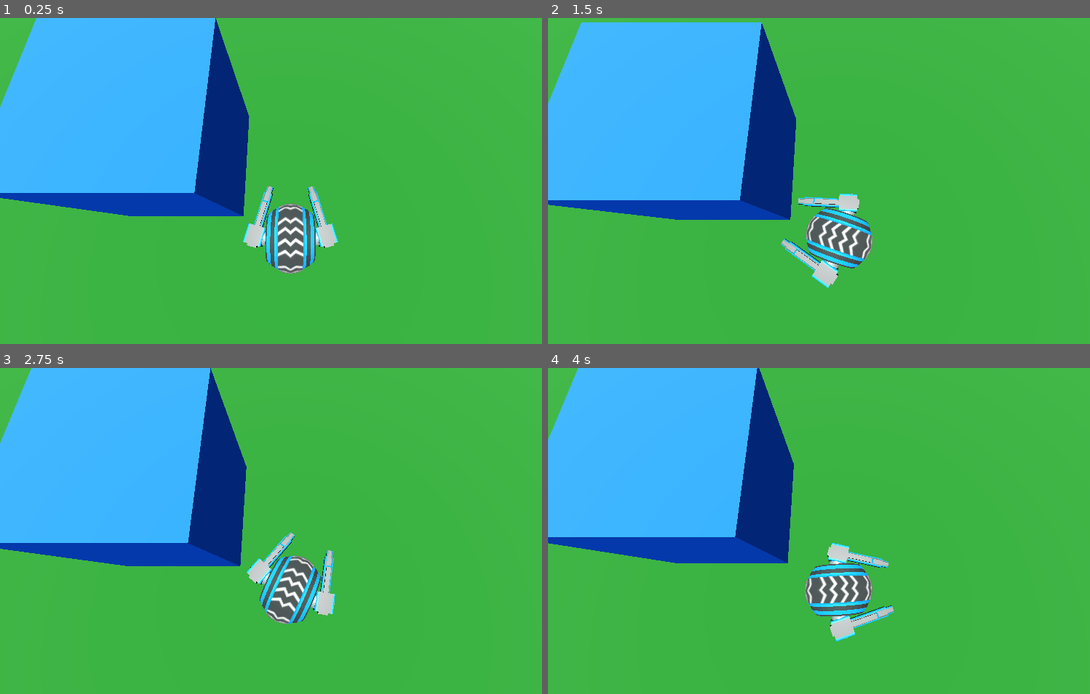
Above: before the commit, frames 1-4 (two rows, left to right).
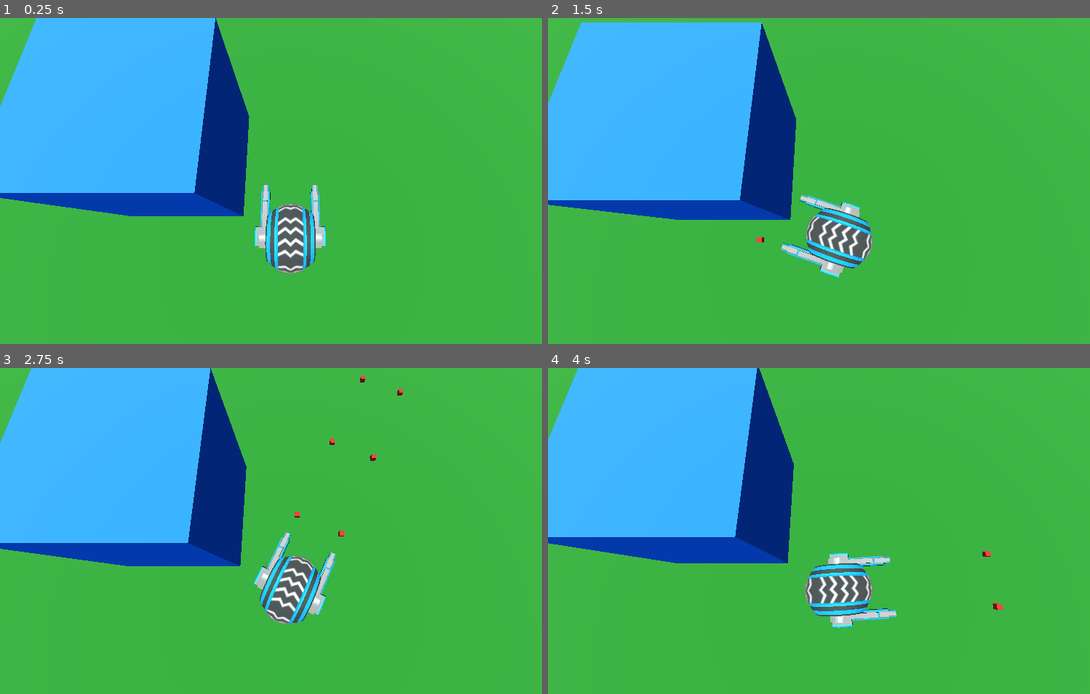
Above: after the commit, the same moments.

Repository: MPLine/drone_maze_assault
Game: Godot game, scene res://scenes/main.tscn
The game is run twice, just before and just after one commit, with the same random seed, the same clock (stepped at 60 frames per second) and the same inputs. The project has no main scene, so this scene is started directly.
Inputs (mouse positions are in pixels of both pictures, inside the frame that each line leads up to):
- Up to frame 1 (0.25 s): no input
- Up to frame 2 (1.5 s): move the mouse to (965, 164) at 0.52 s; tap A (A) at 0.6 s; click (965, 164) at 0.67 s; tap D (D) at 0.8, 1.35 s; move the mouse to (721, 197) at 1.27 s; click (721, 197) at 1.42 s
- Up to frame 3 (2.75 s): tap S (S) at 1.55, 2.1 s; move the mouse to (346, 459) at 2.02 s; press the mouse at (346, 459) at 2.03 s
- Up to frame 4 (4 s): move the mouse to (808, 596) at 2.77 s; release the mouse at (808, 596) at 2.78 s; click (808, 596) at 2.85 s; tap A (A) at 3.05, 3.6 s; move the mouse to (1014, 579) at 3.52 s; click (1014, 579) at 3.67 s; tap D (D) at 3.8 s

The runs differ from the first frame. In frame 1, 0.8% of the frame differs, in the area x 44-63%, y 51-71%; in frame 2, 0.9%; in frame 3, 0.9%, in the area x 45-75%, y 2-76%; in frame 4, 0.9%.

Commit message:
player fire systeme

Diff:
--- a/scenes/bullet.gd
+++ b/scenes/bullet.gd
@@ -1,13 +1,27 @@
 extends Area3D
 
-var speed =20
-@onready var direction = Vector3.ZERO
+@export var speed =10
+
+
+var direction
 # Called when the node enters the scene tree for the first time.
 func _ready() -> void:
+	$life_timer.start()
 	pass # Replace with function body.
 
 
 # Called every frame. 'delta' is the elapsed time since the previous frame.
 func _process(delta: float) -> void:
-	#direction = speed * delta
+	global_position += direction * speed * delta
 	pass
+
+
+func _on_body_entered(body: Node3D) -> void:
+	if not body.is_in_group("player"):
+		queue_free()
+	pass # Replace with function body.
+
+
+func _on_life_timer_timeout() -> void:
+	queue_free()
+	pass # Replace with function body.
--- a/scenes/bullet.tscn
+++ b/scenes/bullet.tscn
@@ -5,11 +5,9 @@
 [sub_resource type="StandardMaterial3D" id="StandardMaterial3D_h1aey"]
 albedo_color = Color(0.98039216, 0, 0, 1)
 
-[sub_resource type="CapsuleMesh" id="CapsuleMesh_mkf8s"]
+[sub_resource type="BoxMesh" id="BoxMesh_mkf8s"]
 
-[sub_resource type="CapsuleShape3D" id="CapsuleShape3D_y25gk"]
-radius = 0.25146484
-height = 1.0322266
+[sub_resource type="BoxShape3D" id="BoxShape3D_y25gk"]
 
 [node name="BULLET" type="Area3D"]
 script = ExtResource("1_mkf8s")
@@ -17,8 +15,15 @@
 [node name="MeshInstance3D" type="MeshInstance3D" parent="."]
 transform = Transform3D(0.8, 0, 0, 0, -0.015399779, -0.7998518, 0, 0.7998518, -0.015399779, 0, -0.00084450294, 0.00079757435)
 material_override = SubResource("StandardMaterial3D_h1aey")
-mesh = SubResource("CapsuleMesh_mkf8s")
+mesh = SubResource("BoxMesh_mkf8s")
 
 [node name="CollisionShape3D" type="CollisionShape3D" parent="."]
 transform = Transform3D(0.8, 0, 0, 0, -0.04568878, -0.7986943, 0, 0.7986943, -0.04568878, 0, -0.0007532536, -0.00079757435)
-shape = SubResource("CapsuleShape3D_y25gk")
+shape = SubResource("BoxShape3D_y25gk")
+
+[node name="life_timer" type="Timer" parent="."]
+wait_time = 0.8
+one_shot = true
+
+[connection signal="body_entered" from="." to="." method="_on_body_entered"]
+[connection signal="timeout" from="life_timer" to="." method="_on_life_timer_timeout"]
--- a/scenes/main.tscn
+++ b/scenes/main.tscn
@@ -8,7 +8,6 @@
 [sub_resource type="BoxMesh" id="BoxMesh_sugp2"]
 
 [sub_resource type="BoxShape3D" id="BoxShape3D_jyhfs"]
-size = Vector3(1, 0.48883057, 1)
 
 [sub_resource type="StandardMaterial3D" id="StandardMaterial3D_o5qli"]
 albedo_color = Color(0, 0.32156864, 1, 1)
@@ -45,7 +44,7 @@
 mesh = SubResource("BoxMesh_sugp2")
 
 [node name="CollisionShape3D" type="CollisionShape3D" parent="BOX"]
-transform = Transform3D(20, 0, 0, 0, 20, 0, 0, 0, 20, 35.355927, 11.508162, -66.76092)
+transform = Transform3D(20, 0, 0, 0, 20, 0, 0, 0, 20, 35.355927, 11.396467, -66.76092)
 shape = SubResource("BoxShape3D_jyhfs")
 
 [node name="BOX2" type="StaticBody3D" parent="."]
--- a/scenes/player.tscn
+++ b/scenes/player.tscn
@@ -266,8 +266,95 @@
 blend_shape_mode = 0
 shadow_mesh = SubResource("ArrayMesh_0a4hf")
 
+[sub_resource type="Animation" id="Animation_g2els"]
+resource_name = "shoot"
+length = 0.2
+tracks/0/type = "value"
+tracks/0/imported = false
+tracks/0/enabled = true
+tracks/0/path = NodePath("drone/Cube_002:position")
+tracks/0/interp = 1
+tracks/0/loop_wrap = true
+tracks/0/keys = {
+"times": PackedFloat32Array(0, 0.1, 0.2),
+"transitions": PackedFloat32Array(1, 1, 1),
+"update": 0,
+"values": [Vector3(-0.8035958, 0.004454399, -0.6582255), Vector3(-0.8035958, 0.004454399, -0.49429506), Vector3(-0.8035958, 0.004454399, -0.6855468)]
+}
+tracks/1/type = "value"
+tracks/1/imported = false
+tracks/1/enabled = true
+tracks/1/path = NodePath("drone/Cube_001:position")
+tracks/1/interp = 1
+tracks/1/loop_wrap = true
+tracks/1/keys = {
+"times": PackedFloat32Array(0, 0.1, 0.2),
+"transitions": PackedFloat32Array(1, 1, 1),
+"update": 0,
+"values": [Vector3(0.7969599, 0.005398621, -0.6680578), Vector3(0.7969599, 0.005398621, -0.5041274), Vector3(0.7969599, 0.005398621, -0.69537914)]
+}
+tracks/2/type = "value"
+tracks/2/imported = false
+tracks/2/enabled = true
+tracks/2/path = NodePath("drone/Cube_001:rotation")
+tracks/2/interp = 1
+tracks/2/loop_wrap = true
+tracks/2/keys = {
+"times": PackedFloat32Array(0.4),
+"transitions": PackedFloat32Array(1),
+"update": 0,
+"values": [Vector3(0.08764921, 0.0052561807, 0.00046012245)]
+}
+
+[sub_resource type="Animation" id="Animation_qhqgy"]
+length = 0.001
+tracks/0/type = "value"
+tracks/0/imported = false
+tracks/0/enabled = true
+tracks/0/path = NodePath("drone/Cube_002:position")
+tracks/0/interp = 1
+tracks/0/loop_wrap = true
+tracks/0/keys = {
+"times": PackedFloat32Array(0),
+"transitions": PackedFloat32Array(1),
+"update": 0,
+"values": [Vector3(-0.8035958, 0.004454399, -0.6582255)]
+}
+tracks/1/type = "value"
+tracks/1/imported = false
+tracks/1/enabled = true
+tracks/1/path = NodePath("drone/Cube_001:position")
+tracks/1/interp = 1
+tracks/1/loop_wrap = true
+tracks/1/keys = {
+"times": PackedFloat32Array(0),
+"transitions": PackedFloat32Array(1),
+"update": 0,
+"values": [Vector3(0.7969599, 0.005398621, -0.6680578)]
+}
+tracks/2/type = "value"
+tracks/2/imported = false
+tracks/2/enabled = true
+tracks/2/path = NodePath("drone/Cube_001:rotation")
+tracks/2/interp = 1
+tracks/2/loop_wrap = true
+tracks/2/keys = {
+"times": PackedFloat32Array(0),
+"transitions": PackedFloat32Array(1),
+"update": 0,
+"values": [Vector3(0.08764921, 0.0052561807, 0.00046012245)]
+}
+
+[sub_resource type="AnimationLibrary" id="AnimationLibrary_dqkch"]
+_data = {
+&"RESET": SubResource("Animation_qhqgy"),
+&"shoot": SubResource("Animation_g2els")
+}
+
 [node name="drone" type="CharacterBody3D" groups=["PLAYER"]]
+transform = Transform3D(-1, 0, -8.742278e-08, 0, 1, 0, 8.742278e-08, 0, -1, 0, 0, 0)
 script = ExtResource("1_3vyb7")
+fire_timer_rate = 2.0
 
 [node name="CollisionShape3D" type="CollisionShape3D" parent="."]
 shape = SubResource("SphereShape3D_u8vuu")
@@ -280,12 +367,12 @@
 skeleton = NodePath("")
 
 [node name="Cube_001" type="MeshInstance3D" parent="drone"]
-transform = Transform3D(0.21265475, 0, 0.058175765, 0, 0.22046876, 0, -0.058175765, 0, 0.21265475, 0.9281999, 0.004966447, -0.6680803)
+transform = Transform3D(0.22046573, -1.7196183e-09, 0.0011543699, 0.00010105321, 0.21962245, -0.019299181, -0.0011499383, 0.01929945, 0.21961942, 0.7969599, 0.005398621, -0.6680578)
 mesh = SubResource("ArrayMesh_whiqq")
 skeleton = NodePath("")
 
 [node name="Cube_002" type="MeshInstance3D" parent="drone"]
-transform = Transform3D(0.21261631, 0, -0.058316227, 0, 0.22046876, 0, 0.05831622, 0, 0.21261631, -0.9236417, 0.0048865676, -0.658203)
+transform = Transform3D(0.22046497, -1.6872115e-09, -0.0013000005, -0.00011379807, 0.21962245, -0.019299116, 0.0012950102, 0.01929945, 0.21961865, -0.8035958, 0.004454399, -0.6582255)
 mesh = SubResource("ArrayMesh_3skux")
 skeleton = NodePath("")
 
@@ -297,7 +384,12 @@
 skeleton = NodePath("")
 
 [node name="GUN1" type="Marker3D" parent="."]
-transform = Transform3D(0.9790561, 0, -0.20359048, 0, 1, 0, 0.20359048, 0, 0.9790561, -0.6823532, 0, -1.9415717)
+transform = Transform3D(1, 0, 0, 0, 1, 0, 0, 0, 1, 0.7879168, 0.076666, -1.6142576)
 
 [node name="GUN2" type="Marker3D" parent="."]
-transform = Transform3D(0.95329106, 0, 0.30205387, 0, 1, 0, -0.30205387, 0, 0.95329106, 0.69926816, 0, -1.9415717)
+transform = Transform3D(1, 0, 0, 0, 1, 0, 0, 0, 1, -0.80920637, 0.076666, -1.6142578)
+
+[node name="anim" type="AnimationPlayer" parent="."]
+libraries = {
+&"": SubResource("AnimationLibrary_dqkch")
+}
--- a/scripts/player.gd
+++ b/scripts/player.gd
@@ -2,14 +2,18 @@
 
 
 const SPEED = 10.0
+var fire_timer = 0.1
+@export var fire_timer_rate:float
 @onready var camera = $"../Camera3D"
 @onready var bullet_scn = preload("res://scenes/bullet.tscn")
+
 var camera_posiY
 
 func _ready() -> void:
 	camera_posiY =camera.position.y
 	pass
 
+#camera folow systeme
 func CameraFollow():
 	camera.position.x = lerp(camera.position.x,self.position.x,0.2)
 	camera.position.z = lerp(camera.position.z,self.position.z,0.2)
@@ -17,6 +21,7 @@
 
 	pass
 
+#player rotation system
 func mousrotation():
 	var mouse_pos = get_viewport().get_mouse_position()
 	var ray_origin = camera.project_ray_origin(mouse_pos)
@@ -28,36 +33,28 @@
 	if target_pos:
 		look_at(Vector3(target_pos.x, global_position.y, target_pos.z), Vector3.UP)
 
-func bullet_direction(bullet):
-	var mouse_pos = get_viewport().get_mouse_position()
-	var ray_origin = camera.project_ray_origin(mouse_pos)
-	var ray_direction = camera.project_ray_normal(mouse_pos)
-	var drop_plane = Plane(Vector3.UP, bullet.global_position.y)
-	var target_pos = drop_plane.intersects_ray(ray_origin, ray_direction)
-	return Vector3(target_pos.x, target_pos.y, target_pos.z)
-	pass
 
-
+#fire function
 func fire():
 	var g1 = bullet_scn.instantiate()
 	var g2 = bullet_scn.instantiate()
 	g1.position = $GUN1.global_position
 	g2.position = $GUN2.global_position
-	g1.direction = bullet_direction(g1)
-	g2.direction = bullet_direction(g2)
-	add_child(g1)
-	add_child(g2)
-	print("fire")
+	g1.direction = -get_global_transform().basis.z
+	g2.direction = -get_global_transform().basis.z
+	get_tree().root.add_child(g1)
+	get_tree().root.add_child(g2)
+	$anim.play("shoot")
 	pass
 
-func _input(event: InputEvent) -> void:
-	if event is InputEventMouseButton and event.is_pressed():
-		print("enterfire")
-		fire()
-	pass
+
 func _physics_process(delta: float) -> void:
 	mousrotation()
 	CameraFollow()
+	if Input.is_action_pressed("fire") and fire_timer > fire_timer_rate:
+		fire()
+		fire_timer = 0.1
+	fire_timer += 0.1
 	# Get the input direction and handle the movement/deceleration.
 	# As good practice, you should replace UI actions with custom gameplay actions.
 	var input_dir := Input.get_vector("A", "D", "W", "S")
Not shown: 1 places in scenes/player.tscn that only renumber resources
Not shown, changed: LICENSE
Not shown, changed: README.md
